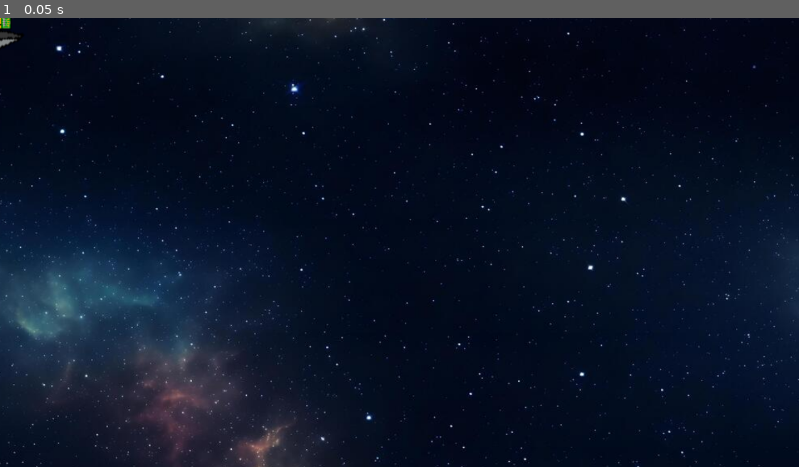
Above: before the commit, frame 1.
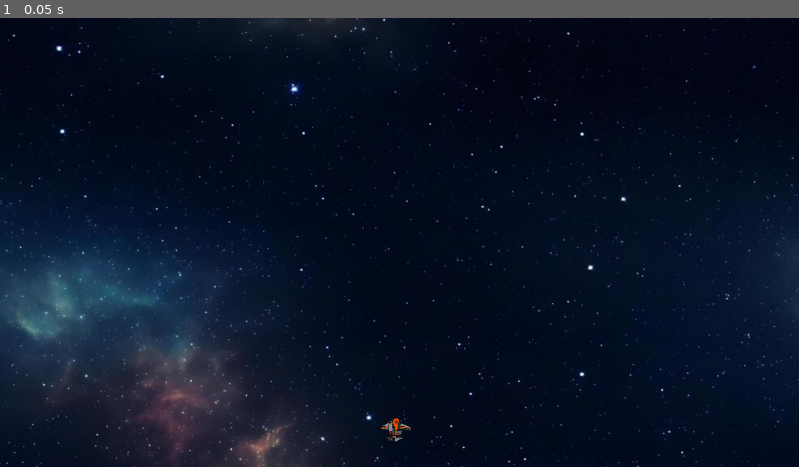
Above: after the commit, the same moment.

Repository: lavoiceC/Game-Design-Project
Game: Godot game, scene res://game.tscn
Same seed, same stepped clock (60 frames per second), same inputs: the game is played once before the commit and once after it.
Inputs:
- Up to frame 1 (0.05 s): no input

The runs differ from the first frame. In frame 1, 0.2% of the frame differs, in the area x 0-52%, y 0-95%.
Error before the commit: Parse Error: Expected end of statement after variable declaration, found "{" instead. (res://chip.gd:6)

Commit message:
Update for Luke

Diff:
--- a/chip.gd
+++ b/chip.gd
@@ -1,25 +1,33 @@
 extends Area2D
 signal death
 signal dealt_dmg
-signal breakup(size, extents, pos, vel, hit_vel, color_name)
+signal breakup(size, extents, pos, vel, color_name)
+# Use pong game collision mechanic to set off breakup signal
 var skin_frame:int = 0
-var textures : {}
+var textures = {
+	'LgBlack': "res://Assets/separated_sprites/LgBlack.png",
+	'MedBlack': "res://Assets/separated_sprites/MedBlack.png",
+	'SmBlack' : "res://Assets/separated_sprites/SmBlack.png",
+	'LgBlue' : "res://Assets/separated_sprites/LgBlue.png",
+	'MedBlue' : "res://Assets/separated_sprites/MedBlue.png" ,
+	'SmBlue' : "res://Assets/separated_sprites/SmBlue.png" ,
+	'LgGreen' : "res://Assets/separated_sprites/LgGreen.png" ,
+	'MedGreen' : "res://Assets/separated_sprites/MedGreen.png" ,
+	'SmGreen' : "res://Assets/separated_sprites/SmGreen.png" ,
+ 	'LgRed' : "res://Assets/separated_sprites/LgRed.png" ,
+	'MedRed' : "res://Assets/separated_sprites/MedRed.png" ,
+	'SmRed' : "res://Assets/separated_sprites/SmRed.png" }
+
 var chip_size = {'Lg': 75, 'Med': 50,"Sm": 25}
 var chip_speed = 50
 var chip_bp = {'Lg': 'Med', 'Med': "Sm", "Sm": null} # break up pattern
-var images = {}
-var row_map = {'Lg': 0, 'Med': 1, 'Sm': 2}
-var color_map = {'Green': 0, 'Blue': 1, 'Red': 2, 'Grey': 3}
 var current_size:String = 'Lg'
-var current_color:String = 'Green'
+var current_color = textures['LgBlack']
 
 @onready var sprite = $Sprite2D
 # Called when the node enters the scene tree for the first time.
 func _ready() -> void:
-	var variation = randi() % 4
-	var col_x = (color_map[current_color] * 4) + variation
-	var row_y = row_map[current_size]
-	sprite.frame_coords = Vector2i(col_x, row_y)
+	pass
 
 # Called every frame. 'delta' is the elapsed time since the previous frame.
 func _process(delta: float) -> void:
--- a/chip.tscn
+++ b/chip.tscn
@@ -1,21 +1,20 @@
 [gd_scene format=3 uid="uid://bjf5naar08evt"]
 
-[ext_resource type="Texture2D" uid="uid://dvcvmd70bwvmi" path="res://Assets/Icon 32X32/Icon - Base HardLine.png" id="1_ri5qt"]
+[ext_resource type="Texture2D" uid="uid://dxi336dp6w1po" path="res://Assets/separated_sprites/LgBlack.png" id="2_3la36"]
 [ext_resource type="Script" uid="uid://bndfud3scooac" path="res://chip.gd" id="2_ojlvc"]
 
-[sub_resource type="CapsuleShape2D" id="CapsuleShape2D_ojlvc"]
-radius = 2.0
-height = 4.0
+[sub_resource type="RectangleShape2D" id="RectangleShape2D_6g28p"]
+size = Vector2(3, 4)
 
 [node name="Chip" type="Area2D" unique_id=90414676]
 script = ExtResource("2_ojlvc")
+metadata/_edit_group_ = true
 
 [node name="CollisionShape2D" type="CollisionShape2D" parent="." unique_id=1237618047]
-rotation = -0.49741885
-shape = SubResource("CapsuleShape2D_ojlvc")
+position = Vector2(0.5, 0)
+shape = SubResource("RectangleShape2D_6g28p")
 
-[node name="Sprite2D" type="Sprite2D" parent="." unique_id=2100937944]
-scale = Vector2(0.15, 0.15)
-texture = ExtResource("1_ri5qt")
-hframes = 16
-vframes = 3
+[node name="LgBlack" type="Sprite2D" parent="." unique_id=2066447645]
+position = Vector2(0, 9.536743e-07)
+scale = Vector2(0.18181819, 0.22727273)
+texture = ExtResource("2_3la36")
--- a/game.gd
+++ b/game.gd
@@ -20,7 +20,7 @@
 var boss_speed = {'s1': 0, 's2': 20, 's3': 50, 's4': 75, 's5': 100}
 # Called when the node enters the scene tree for the first time.
 func _ready() -> void:
-	pass
+	$Player.position = Vector2(576,600)
 
 
 
--- a/game.tscn
+++ b/game.tscn
@@ -3,7 +3,6 @@
 [ext_resource type="PackedScene" uid="uid://ckudr8chj1kgo" path="res://player.tscn" id="1_80nbo"]
 [ext_resource type="Script" uid="uid://dceffjs8rpmpn" path="res://game.gd" id="1_e2o6t"]
 [ext_resource type="Texture2D" uid="uid://biw6f41beuhjv" path="res://Assets/background.jpg" id="2_fc0e3"]
-[ext_resource type="PackedScene" uid="uid://bjf5naar08evt" path="res://chip.tscn" id="3_feb5d"]
 
 [node name="Game" type="Node2D" unique_id=340248100]
 script = ExtResource("1_e2o6t")
@@ -15,8 +14,3 @@
 metadata/_edit_lock_ = true
 
 [node name="Player" parent="." unique_id=368318907 instance=ExtResource("1_80nbo")]
-scale = Vector2(5, 5)
-
-[node name="Chip" parent="." unique_id=90414676 instance=ExtResource("3_feb5d")]
-position = Vector2(0, 1.1920929e-07)
-scale = Vector2(10, 10)
--- a/player.gd
+++ b/player.gd
@@ -13,6 +13,7 @@
 signal player_death
 signal shoot
 signal life_lost
+signal movement
 
 
 
Not shown, added: Assets/separated_sprites/LgBlack.png.import
Not shown, added: Assets/separated_sprites/LgBlue.png.import
Not shown, added: Assets/separated_sprites/LgGreen.png.import
Not shown, added: Assets/separated_sprites/LgRed.png.import
Not shown, added: Assets/separated_sprites/MedBlack.png.import
Not shown, added: Assets/separated_sprites/MedBlue.png.import
Not shown, added: Assets/separated_sprites/MedGreen.png.import
Not shown, added: Assets/separated_sprites/MedRed.png.import
Not shown, added: Assets/separated_sprites/SmBlack.png.import
Not shown, added: Assets/separated_sprites/SmBlue.png.import
Not shown, added: Assets/separated_sprites/SmGreen.png.import
Not shown, added: Assets/separated_sprites/SmRed.png.import
